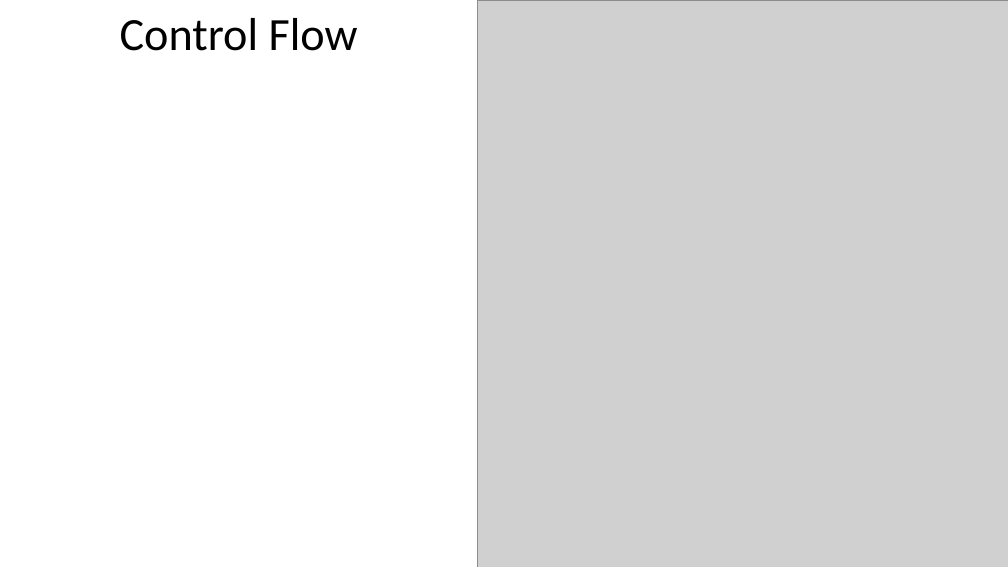
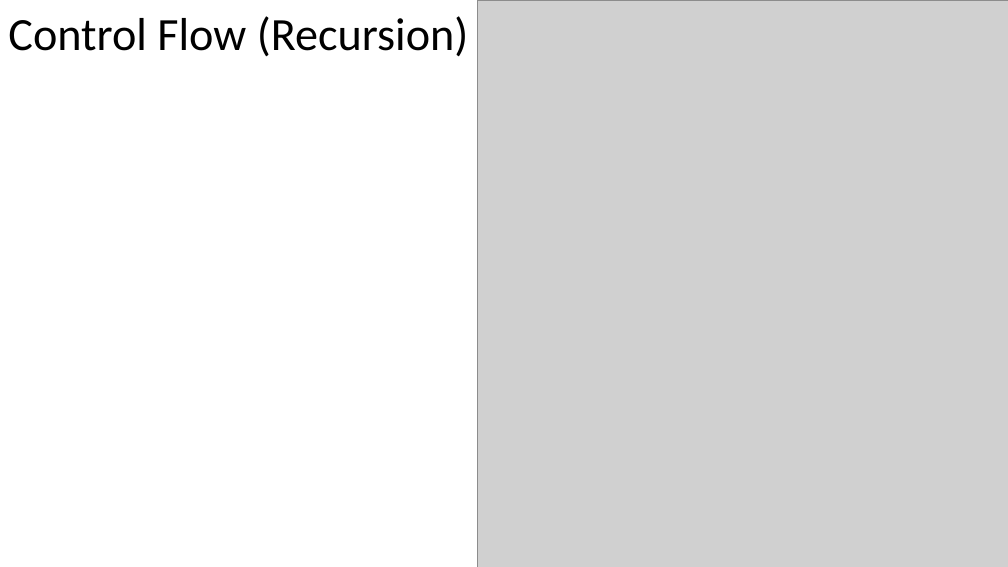
Before and after one commit to LouisJenkinsCS/LLVM-JVM, a slide deck: slide 13 of OPL_Final_Project_Presentation.pptx (slide 14 before the commit). Drawn at 1008x567 pixels with LibreOffice and Linux fonts; fonts in the diff are those of the drawing; grey boxes stand for pictures. Boxes give left, top, right and bottom in pixels: in the first picture for what was removed or moved away, otherwise in the second. Text is boxed around its words. In the diff, an @@ line names an element or a change of style, - is before the commit and + after.

```diff
--- a/OPL_Final_Project_Presentation.pptx
+++ b/OPL_Final_Project_Presentation.pptx
@@ title at box(8, 16, 469, 57): text changed @@
-Control Flow
+Control Flow (Recursion)
```
Also in this commit, not shown: 9 other slides changed, 1 slide added, 2 slides removed.
